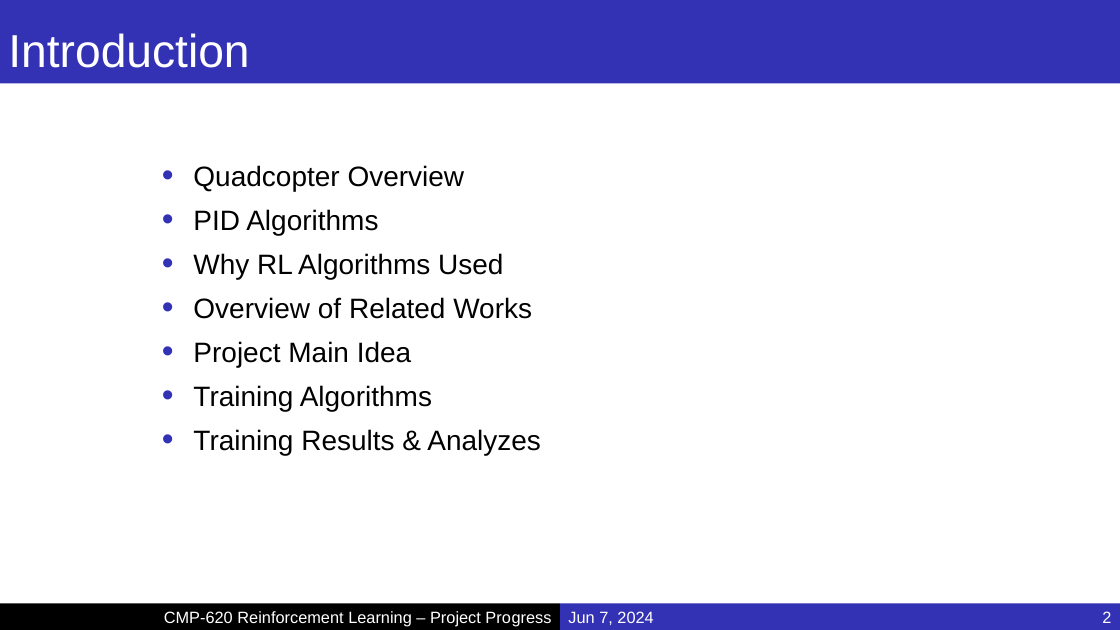
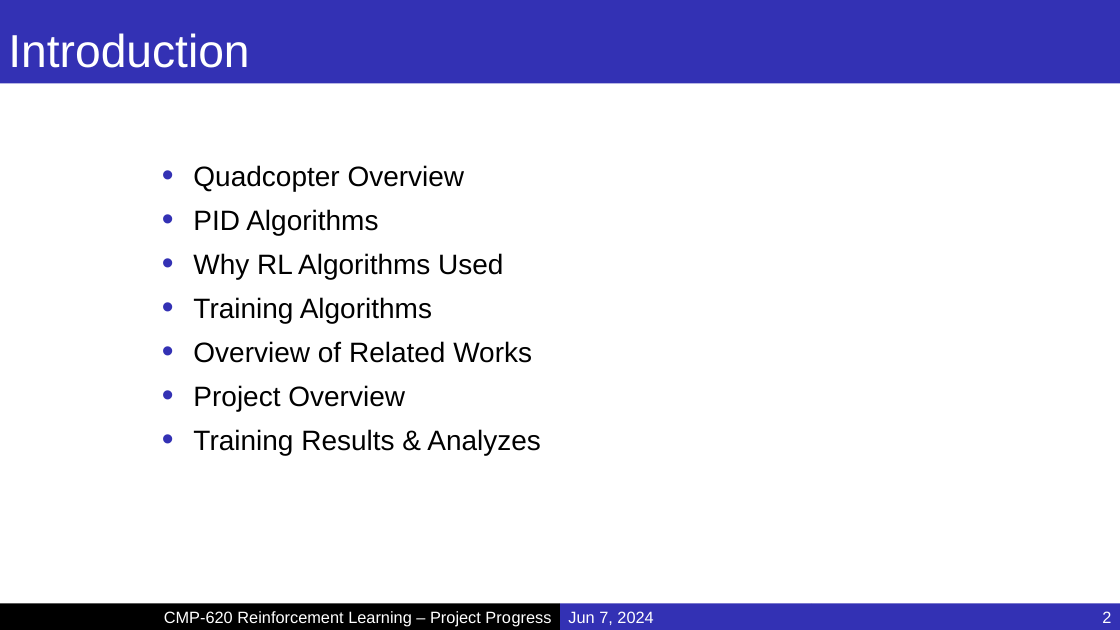
Before and after one commit to MucahidRidvanKaplan/ParrotQuadcopterRL, a slide deck: slide 2 of Presentations/Project_Final.pptx. Drawn at 1120x630 pixels with LibreOffice and Linux fonts; fonts in the diff are those of the drawing; background and template pictures are left out. Boxes give left, top, right and bottom in pixels: in the first picture for what was removed or moved away, otherwise in the second. Text is boxed around its words. In the diff, an @@ line names an element or a change of style, - is before the commit and + after.

```diff
--- a/Presentations/Project_Final.pptx
+++ b/Presentations/Project_Final.pptx
@@ text at [193,297,432,323]: paragraph added @@
+  • Training Algorithms
@@ text at [193,385,405,411]: text changed @@
-  • Project Main Idea
-  • Training Algorithms
+  • Project Overview
```
Also in this commit, not shown: 4 other slides changed, 16 slides added.
